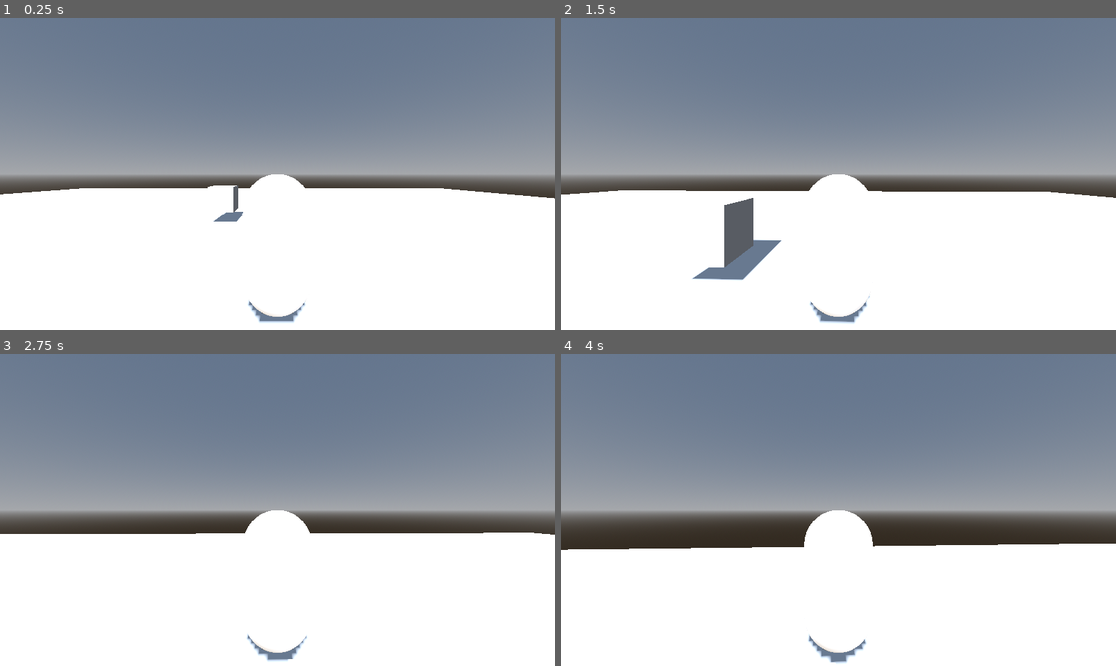
Above: before the commit, frames 1-4 (two rows, left to right).
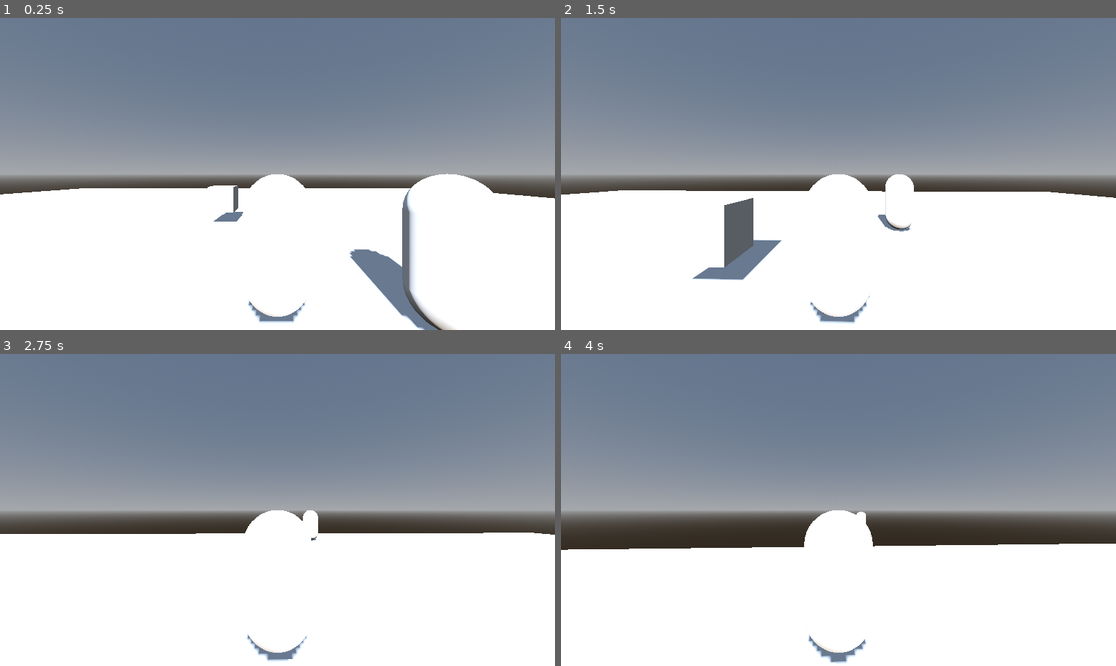
Above: after the commit, the same moments.

Repository: olddine/prueba-godot-2
Game: Godot game, scene res://scene/main.tscn
Two runs of this game, one before a commit and one after it. Both use one fixed random seed, a clock stepped at 60 frames per second and the inputs below.
Inputs (mouse positions are in pixels of both pictures, inside the frame that each line leads up to):
- Up to frame 1 (0.25 s): no input
- Up to frame 2 (1.5 s): tap Enter (ui_accept) at 0.5, 0.77 s; move the mouse to (866, 174) at 0.52 s; hold W (ui_up) from 0.53 s (still down); move the mouse to (810, 174) at 1.27 s
- Up to frame 3 (2.75 s): keep holding W (ui_up); tap Enter (ui_accept) at 1.52 s; move the mouse to (288, 503) at 2.02 s
- Up to frame 4 (4 s): keep holding W (ui_up); move the mouse to (832, 516) at 2.77 s; tap Enter (ui_accept) at 3.02, 3.77 s; move the mouse to (877, 513) at 3.52 s

The runs differ from the first frame. In frame 1, 2.6% of the frame differs, in the area x 62-89%, y 49-100%; in frame 2, 0.4%; in frame 3, 0.2%; in frame 4, less than 0.1%.
Error in both runs: Attempt to call function 'rotate_y' in base 'null instance' on a null instance. (res://scene/player.gd:30)

Commit message:
creo que esto cambio

Diff:
--- a/GDSCOOL 3D GODOT 4/scene/main.tscn
+++ b/GDSCOOL 3D GODOT 4/scene/main.tscn
@@ -53,3 +53,6 @@
 
 [node name="player" parent="." instance=ExtResource("2_04gi3")]
 transform = Transform3D(1, 0, 0, 0, 1, 0, 0, 0, 1, 2.21418, 1.17205, 0.351657)
+
+[node name="player" parent="player" instance=ExtResource("2_04gi3")]
+transform = Transform3D(1, 0, 0, 0, 1, 0, 0, 0, 1, 2.21418, -0.106748, 0.351657)
--- a/GDSCOOL 3D GODOT 4/scene/player.gd
+++ b/GDSCOOL 3D GODOT 4/scene/player.gd
@@ -22,7 +22,7 @@
 func _ready():
 	Input.set_mouse_mode(Input.MOUSE_MODE_CAPTURED)
 
-
+	pass
 func _input(event):
 	if event is InputEventMouseMotion and Input.get_mouse_mode() == Input.MOUSE_MODE_CAPTURED:
 		print("hola")
@@ -37,7 +37,7 @@
 
 	if event.is_action_pressed("ui_cancel"):
 		get_tree().quit()
-
+		pass
 
 
 func _physics_process(delta):
